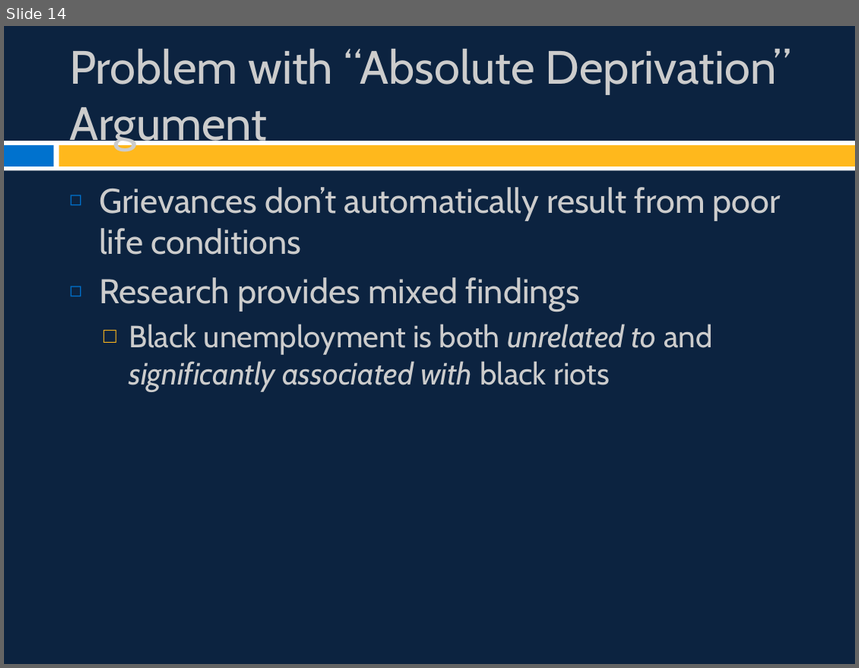
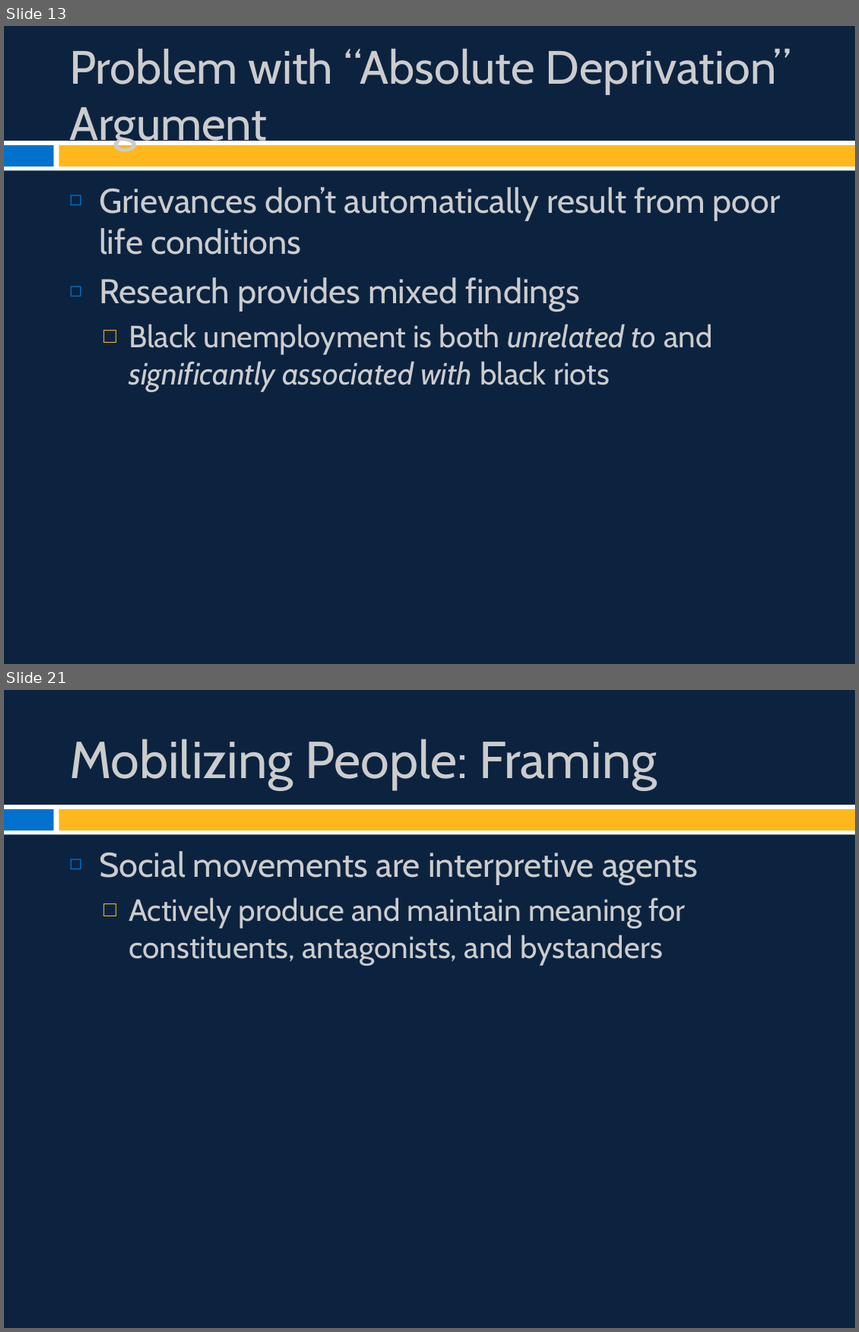
Before and after one commit to burrelvannjr/movements_csuf, a slide deck: ppts/Chapter 2 Slides.pptx. Shown one above the other, each under a label of ours: slide 14 before the commit, slides 13 and 21 after it; the slides between them are not shown. The pictures are 859x668 and 859x1332 pixels, drawn with LibreOffice and Linux fonts; fonts in the diff are those of the drawing. Boxes give left, top, right and bottom in pixels: in the first picture for what was removed or moved away, otherwise in the second. Text is boxed around its words. In the diff, an @@ line names an element or a change of style, - is before the commit and + after.

```diff
--- a/ppts/Chapter 2 Slides.pptx
+++ b/ppts/Chapter 2 Slides.pptx
@@ slide 21 added at (x1=4, y1=690, x2=855, y2=1328), background #0C2340; not listed: 3 template elements that a slide beside it also shows @@
@@ title added at (x1=69, y1=739, x2=657, y2=790), 44 pt, text #CCCCCC @@
+Mobilizing People: Framing
@@ text added at (x1=99, y1=851, x2=698, y2=965), 26 pt, text #CCCCCC @@
+◻ Social movements are interpretive agents
+  □ Actively produce and maintain meaning for constituents, antagonists, and bystanders
@@ what was slide 14 is now slide 13 @@
```
Also in this commit, not shown: 6 slides changed, 12 other slides added, 1 slide removed, 42 other files.
